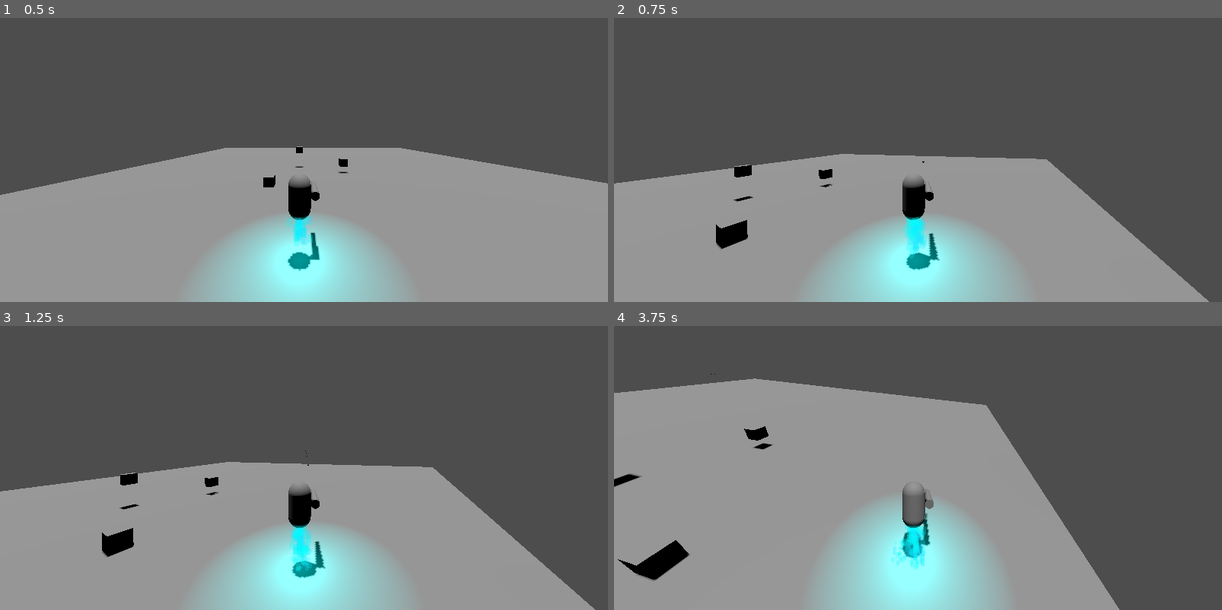
Above: before the commit, frames 1-4 (two rows, left to right).
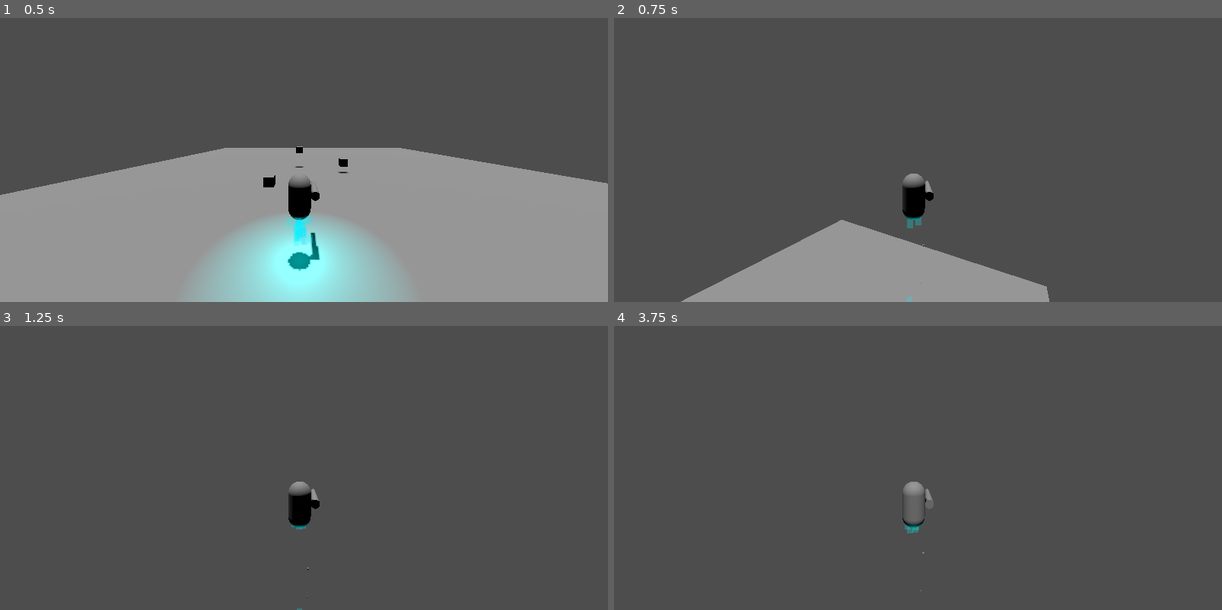
Above: after the commit, the same moments.

Repository: GameDevWeek-2023/ON_VeilBreak
Game: Godot game, scene res://Base.tscn
The game is run twice, just before and just after one commit, with the same random seed, the same clock (stepped at 60 frames per second) and the same inputs.
Inputs (mouse positions are in pixels of both pictures, inside the frame that each line leads up to):
- Up to frame 1 (0.5 s): no input
- Up to frame 2 (0.75 s): move the mouse to (948, 128) at 0.52 s; press the mouse at (948, 128) at 0.53 s; hold Space (move_up, bound only after the commit) from 0.53 s (still down)
- Up to frame 3 (1.25 s): keep holding Space (move_up, bound only after the commit)
- Up to frame 4 (3.75 s): keep holding Space (move_up, bound only after the commit); move the mouse to (887, 439) at 1.27 s; release the mouse at (887, 439) at 1.28 s; click (887, 439) at 1.35 s; move the mouse to (930, 433) at 2.02 s; press the mouse at (930, 433) at 2.03 s; move the mouse to (911, 445) at 2.77 s; release the mouse at (911, 445) at 2.78 s; click (911, 445) at 2.85 s; move the mouse to (960, 442) at 3.52 s; press the mouse at (960, 442) at 3.53 s

Frame 1 is identical in both runs. In frame 2, 37% of the frame differs, in the area x 0-98%, y 47-100%; in frame 3, 41%; in frame 4, 55%, in the area x 0-84%, y 16-100%.

Commit message:
Almost fully working character controls

Diff:
--- a/player/movement.gd
+++ b/player/movement.gd
@@ -1,17 +1,16 @@
 extends Node3D
 
-@onready var parent : CharacterBody3D = get_parent();
+@onready var parent : RigidBody3D = get_parent();
 @onready var mesh = get_parent().get_node("pivot")
 
 @export var mouse_sensitivity := 2.0
 @export var acceleration = 5;
 
-#@onready var camara : Node3D = get_parent().get_node("player_camara");
-
 var target_velocity = Vector3.ZERO
 
 var _yaw_direction : float = 0.0;
 var _pitch_direction : float = 0.0;
+
 
 
 func _unhandled_input(event: InputEvent) -> void:
@@ -25,40 +24,24 @@
 
 	var sideway = (Input.get_action_strength("move_right") - Input.get_action_strength("move_left"));
 	var forward = (Input.get_action_strength("move_back") - Input.get_action_strength("move_forward"));
-#	var move_direction = delta_x * forward + delat_y * right
-	var move_direction = Vector3(sideway, 0, forward);
+	var up = (Input.get_action_strength("move_up") - Input.get_action_strength("move_down"));
+	var move_direction_a = parent.transform.basis.x.normalized() * sideway;
+	var move_direction_b = parent.transform.basis.y.normalized() * up;
+	var move_direction_c = parent.transform.basis.z.normalized() * forward;
+	var move_direction = move_direction_a + move_direction_b + move_direction_c;
 
 	if move_direction != Vector3.ZERO:
 		move_direction = move_direction.normalized();
 
 	var roll_direction = Input.get_action_strength("roll_left") - Input.get_action_strength("roll_right");
-
-	print(parent.transform.basis)
-	parent.translate(move_direction * acceleration);
 	parent.rotate(parent.transform.basis.x.normalized(), _pitch_direction * delta);
 	parent.rotate(parent.transform.basis.y.normalized(), _yaw_direction * delta);
 	parent.rotate(parent.transform.basis.z.normalized(), roll_direction * 5 * delta);
 
+#	parent.angular_velocity = Vector3.ZERO
+	parent.move_and_collide(move_direction * acceleration)
+
 	self._pitch_direction = 0
 	self._yaw_direction = 0
 
-#	parent.apply_torque(Vector3.RIGHT * roll_direction * 20 * delta);
-#	parent.apply_torque(Vector3.FORWARD * _pitch_direction * delta);
-#	parent.apply_torque(Vector3.UP * _yaw_direction   * delta);
-
-	parent.move_and_slide()
 #
-#	target_velocity.x += move_direction.x * acceleration;
-#	target_velocity.z += move_direction.z * acceleration;
-
-#	parent.velocity = target_velocity;
-
-# Called when the node enters the scene tree for the first time.
-#func _ready():
-#	pass # Replace with function body.
-
-
-# Called every frame. 'delta' is the elapsed time since the previous frame.
-func _process(delta):
-	pass
-#	camara.position = parent.position
--- a/player/player.tscn
+++ b/player/player.tscn
@@ -11,8 +11,12 @@
 
 [sub_resource type="CapsuleMesh" id="CapsuleMesh_ghyiv"]
 
-[node name="CharacterBody3D" type="CharacterBody3D"]
-motion_mode = 1
+[node name="CharacterBody3D" type="RigidBody3D"]
+gravity_scale = 0.0
+continuous_cd = true
+max_contacts_reported = 100
+can_sleep = false
+freeze = true
 
 [node name="CollisionShape3D" type="CollisionShape3D" parent="."]
 transform = Transform3D(1, 0, 0, 0, 1, 0, 0, 0, 1, -0.0210164, 0.00938052, 0.00014849)
--- a/player/player_camara.gd
+++ b/player/player_camara.gd
@@ -1,6 +1,6 @@
 extends Node3D
 
-@onready var parent : CharacterBody3D = get_parent();
+@onready var parent : RigidBody3D = get_parent();
 
 # Called when the node enters the scene tree for the first time.
 func _ready():
--- a/project.godot
+++ b/project.godot
@@ -61,6 +61,16 @@
 "events": [Object(InputEventKey,"resource_local_to_scene":false,"resource_name":"","device":-1,"window_id":0,"alt_pressed":false,"shift_pressed":false,"ctrl_pressed":false,"meta_pressed":false,"pressed":false,"keycode":0,"physical_keycode":69,"key_label":0,"unicode":69,"echo":false,"script":null)
 ]
 }
+move_up={
+"deadzone": 0.5,
+"events": [Object(InputEventKey,"resource_local_to_scene":false,"resource_name":"","device":0,"window_id":0,"alt_pressed":false,"shift_pressed":false,"ctrl_pressed":false,"meta_pressed":false,"pressed":false,"keycode":0,"physical_keycode":32,"key_label":0,"unicode":0,"echo":false,"script":null)
+]
+}
+move_down={
+"deadzone": 0.5,
+"events": [Object(InputEventKey,"resource_local_to_scene":false,"resource_name":"","device":0,"window_id":0,"alt_pressed":false,"shift_pressed":false,"ctrl_pressed":false,"meta_pressed":false,"pressed":false,"keycode":0,"physical_keycode":4194325,"key_label":0,"unicode":0,"echo":false,"script":null)
+]
+}
 
 [layer_names]
 
